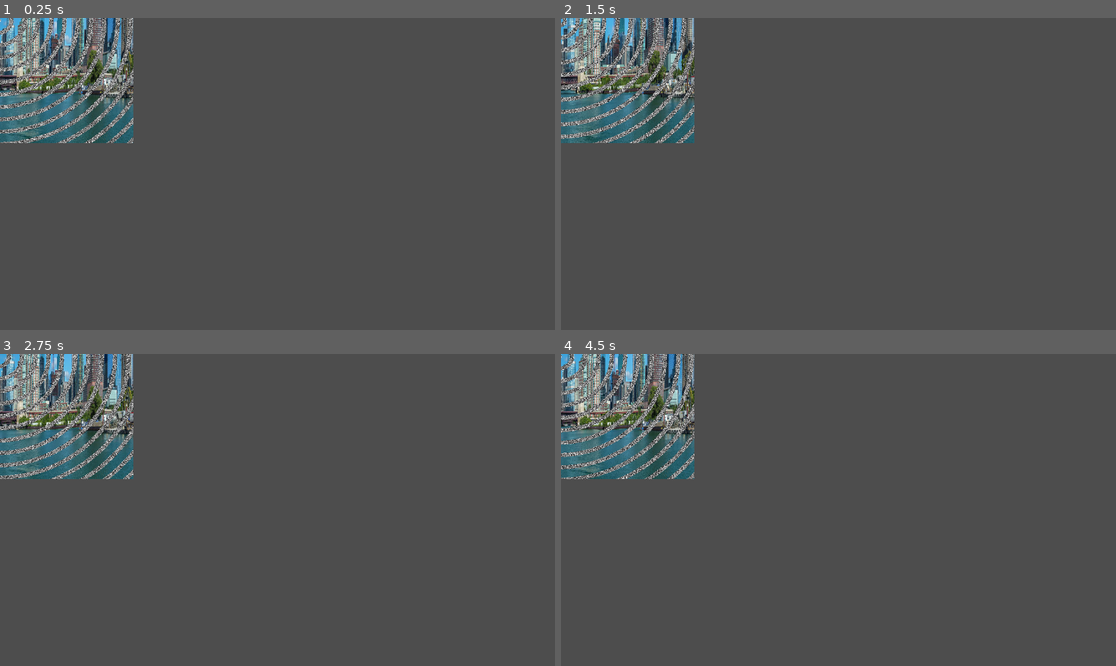
Above: before the commit, frames 1-4 (two rows, left to right).
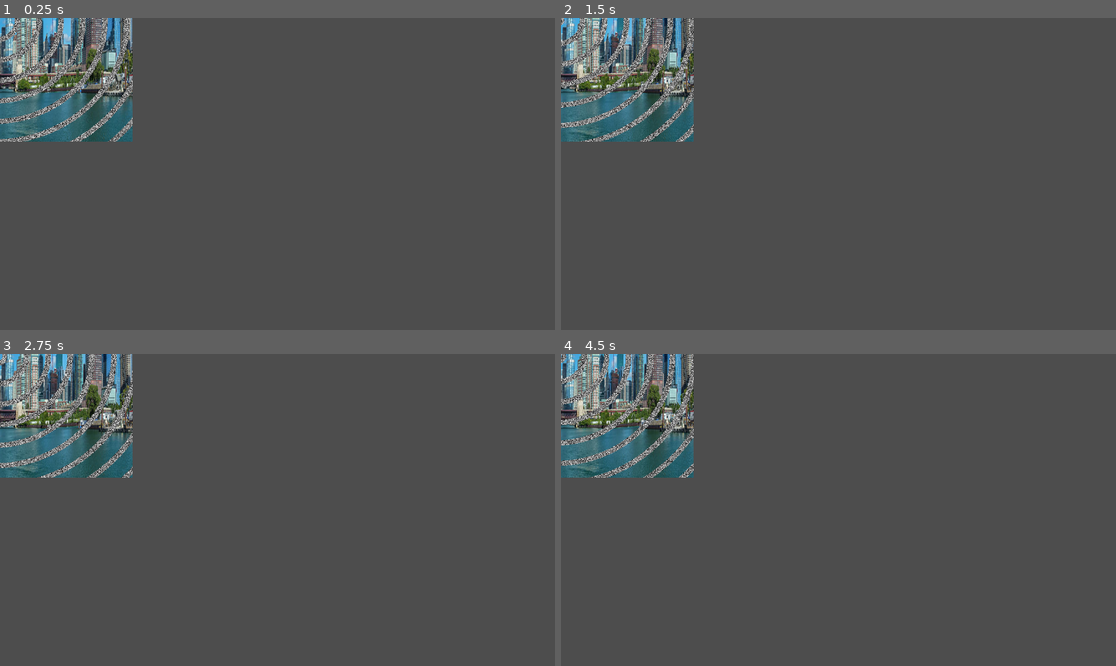
Above: after the commit, the same moments.

Repository: Spizzy1/shader_test
Game: Godot game, scene res://Test.tscn
Same seed, same stepped clock (60 frames per second), same inputs: the game is played once before the commit and once after it.
Inputs:
- Up to frame 1 (0.25 s): no input
- Up to frame 2 (1.5 s): no input
- Up to frame 3 (2.75 s): no input
- Up to frame 4 (4.5 s): no input

The runs differ from the first frame. In frame 1, 6.5% of the frame differs, in the area x 0-25%, y 0-41%; in frame 2, 6.4%; in frame 3, 6.4%; in frame 4, 6.5%.

Commit message:
made magic

Diff:
--- /dev/null
+++ b/Magic.gdshader
@@ -0,0 +1,24 @@
+shader_type canvas_item;
+
+void circle(){
+
+}
+float sq(float x){
+	return x*x;
+}
+void fragment() {
+	// Place fragment code here.
+	float dist = distance(UV, vec2(0.5));
+	float x = UV.x - 0.5;
+	float y =UV.y - 0.5;
+	float theta = atan(y,x);
+	//if(0.2 < dist && dist < 0.3){
+		//COLOR.rgb = vec3(COLOR.r, COLOR.g * dist * 2.0, COLOR.b);
+	//}
+	//COLOR.r /= 1.0-sq(2.0*sq(x)/(sq(x)+sq(y))-1.0);
+	//COLOR.r *= 1.0/(abs(x*y))/100.0;
+	//COLOR.r *= sq(x);
+	if(dist < 1.0){
+	COLOR.r *= 1.0/(sq(cos(1000.0*theta/2.0)));
+	}
+}
--- /dev/null
+++ b/Magic2.gdshader
@@ -0,0 +1,12 @@
+shader_type canvas_item;
+
+float sq(float x){
+	return x*x;
+}
+
+void fragment() {
+	float x = UV.x - 0.5;
+	float y = UV.y - 0.5;
+	vec2 xy = vec2(x,y);
+	COLOR.r *= 1.0+1.0/(sq(sq(x)+sq(y))*sq(cos(9.0*atan(x,y)/2.0)))/1000.0;
+}
--- a/Test.tscn
+++ b/Test.tscn
@@ -5,12 +5,12 @@
 [ext_resource type="Shader" path="res://Test.gdshader" id="2_uwqsm"]
 [ext_resource type="Texture2D" uid="uid://cs2lhbsaj2wpv" path="res://2d_lights_and_shadows_neutral_point_light.webp" id="3_jm15w"]
 
-[sub_resource type="ShaderMaterial" id="ShaderMaterial_qtc5x"]
+[sub_resource type="ShaderMaterial" id="ShaderMaterial_dxa1d"]
 shader = ExtResource("1_1gfll")
-shader_parameter/spirals = 126.3
-shader_parameter/threshold = 0.6
-shader_parameter/compensation = 0.705
-shader_parameter/time_scale = 3.0
+shader_parameter/spirals = 76.5
+shader_parameter/threshold = 0.5
+shader_parameter/compensation = 0.675
+shader_parameter/time_scale = 4.0
 shader_parameter/x_time_scale = 1.0
 shader_parameter/y_time_scale = 1.0
 
@@ -20,14 +20,14 @@
 [node name="Node2D" type="Node2D"]
 
 [node name="Sprite2D" type="Sprite2D" parent="."]
-material = SubResource("ShaderMaterial_qtc5x")
-position = Vector2(-1, 2)
+material = SubResource("ShaderMaterial_dxa1d")
+position = Vector2(-3, -1)
 scale = Vector2(0.616921, 1.53026)
 texture = ExtResource("1_gxpyt")
 
 [node name="PointLight2D" type="PointLight2D" parent="."]
 material = SubResource("ShaderMaterial_586gy")
-position = Vector2(65, 19)
+position = Vector2(460, -94)
 energy = 2.69
 blend_mode = 2
 texture = ExtResource("3_jm15w")
--- a/project.godot
+++ b/project.godot
@@ -12,7 +12,7 @@
 
 config/name="ShaderTest"
 run/main_scene="res://Test.tscn"
-config/features=PackedStringArray("4.2", "Forward Plus")
+config/features=PackedStringArray("4.1", "Forward Plus")
 config/icon="res://icon.svg"
 
 [dotnet]
